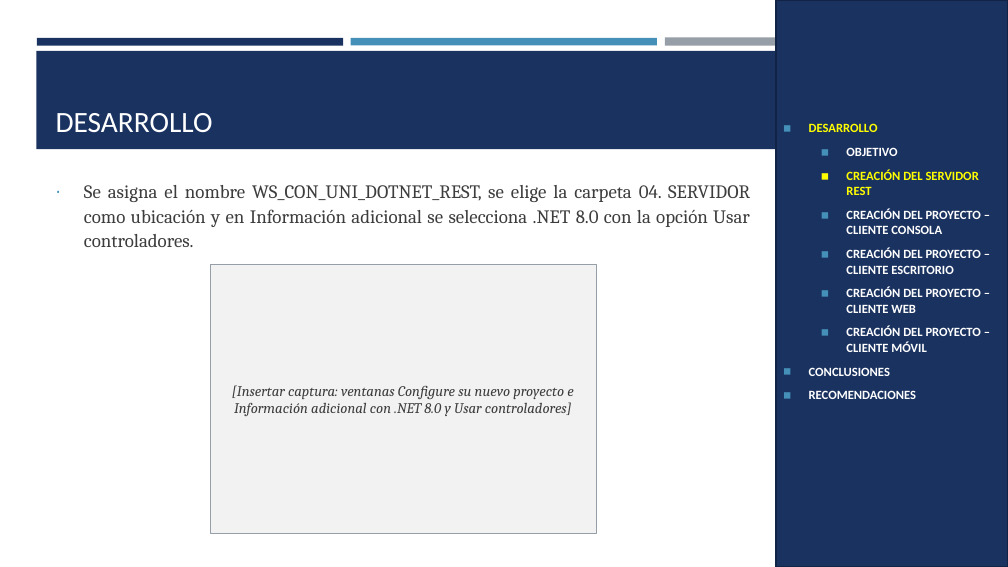
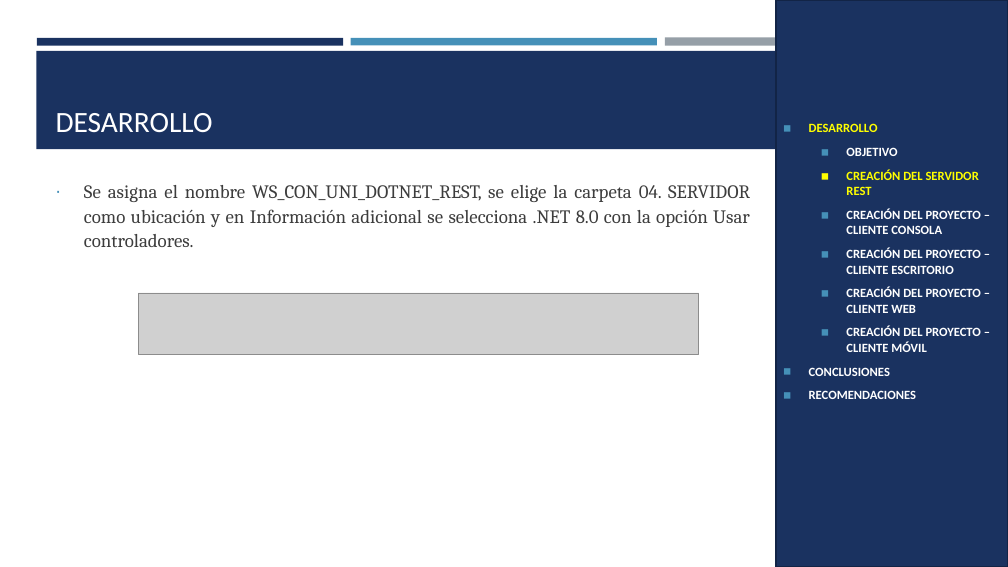
Before and after one commit to Teo344/Arquitectura_GRUPO03, a slide deck: slide 5 of TI.1.4. PAO202651_RESTFUL_DOTNET_SINBDD_NRC36884_GR03/05. DOCUMENTACION/PRESENTACION TI.1.4. RESTFUL sin BDD en DOTNET GR03.pptx. Drawn at 1008x567 pixels with LibreOffice and Linux fonts; fonts in the diff are those of the drawing; grey boxes stand for pictures. Boxes give left, top, right and bottom in pixels: in the first picture for what was removed or moved away, otherwise in the second. Text is boxed around its words. In the diff, an @@ line names an element or a change of style, - is before the commit and + after.

```diff
--- a/TI.1.4. PAO202651_RESTFUL_DOTNET_SINBDD_NRC36884_GR03/05. DOCUMENTACION/PRESENTACION TI.1.4. RESTFUL sin BDD en DOTNET GR03.pptx
+++ b/TI.1.4. PAO202651_RESTFUL_DOTNET_SINBDD_NRC36884_GR03/05. DOCUMENTACION/PRESENTACION TI.1.4. RESTFUL sin BDD en DOTNET GR03.pptx
@@ rectangle removed at [210,265,596,534] @@
-[Insertar captura: ventanas Configure su nuevo proyecto e Información adicional con .NET 8.0 y Usar controladores]
@@ picture added at [138,293,699,354] @@
```
Also in this commit, not shown: 25 other slides changed, 3 slides removed, 1 other file.
